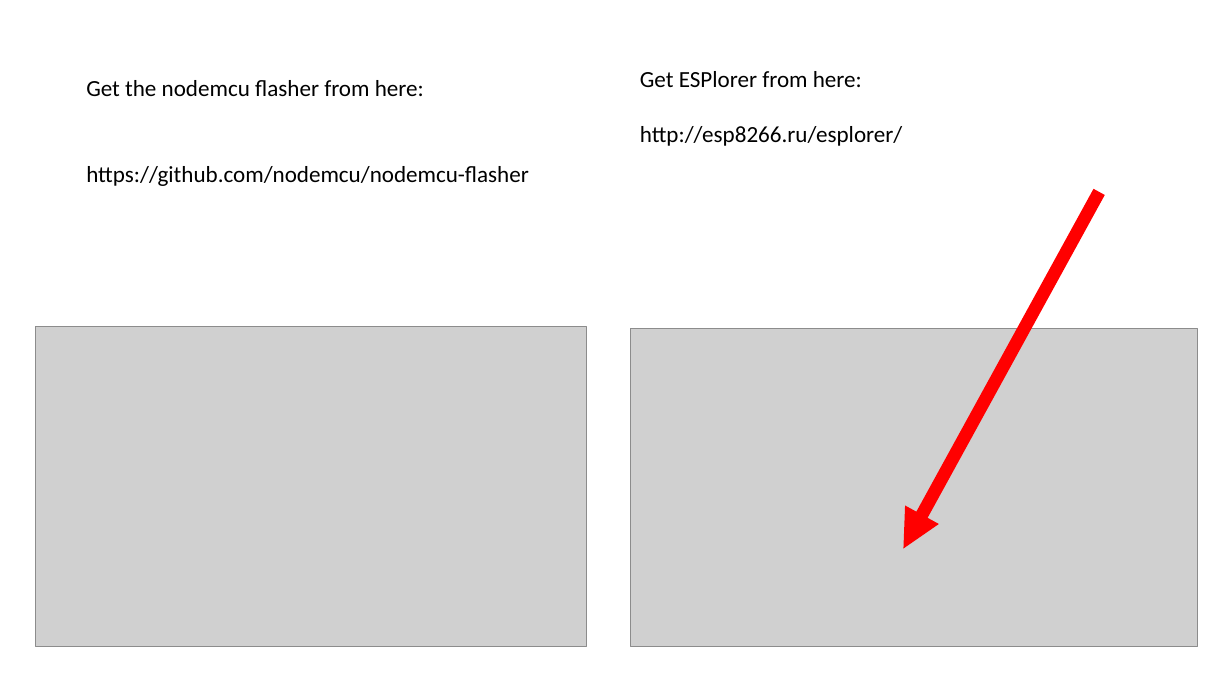
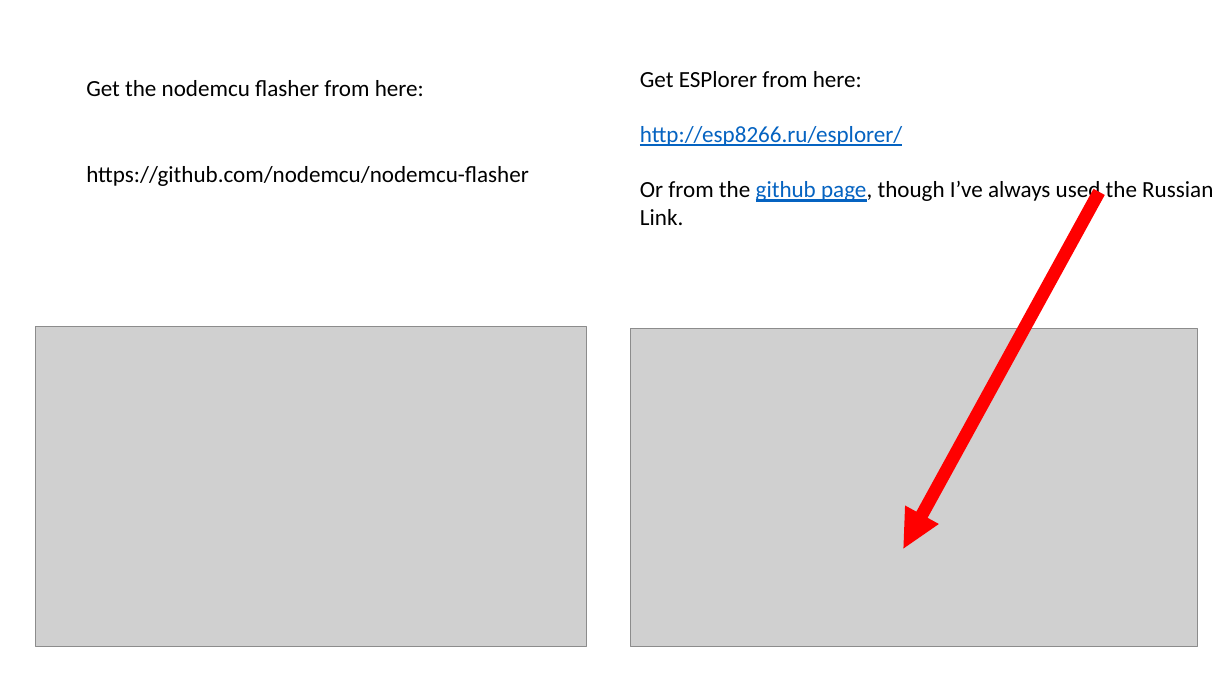
Before and after one commit to wordsforthewise/nate-g, a slide deck: slide 2 of docs/NodeMCUonWindows.pptx. Drawn at 1232x693 pixels with LibreOffice and Linux fonts; fonts in the diff are those of the drawing; grey boxes stand for pictures. Boxes give left, top, right and bottom in pixels: in the first picture for what was removed or moved away, otherwise in the second. Text is boxed around its words. In the diff, an @@ line names an element or a change of style, - is before the commit and + after.

```diff
--- a/docs/NodeMCUonWindows.pptx
+++ b/docs/NodeMCUonWindows.pptx
@@ text at (640, 126, 902, 146): text colour #000000 to #0563C1, underline on in "http://esp8266.ru/esplorer/" @@
@@ text at (640, 181, 1213, 225): paragraphs added @@
+Or from the github page, though I’ve always used the Russian
+Link.
```
Also in this commit, not shown: 7 other slides changed, 1 other file.
